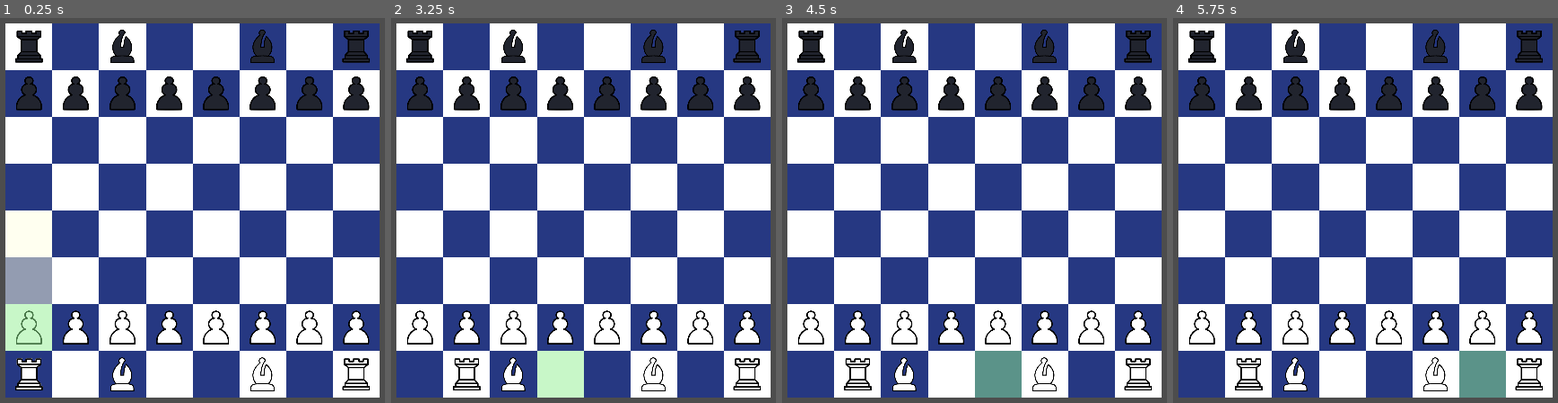
Above: before the commit, frames 1-4 (left to right).
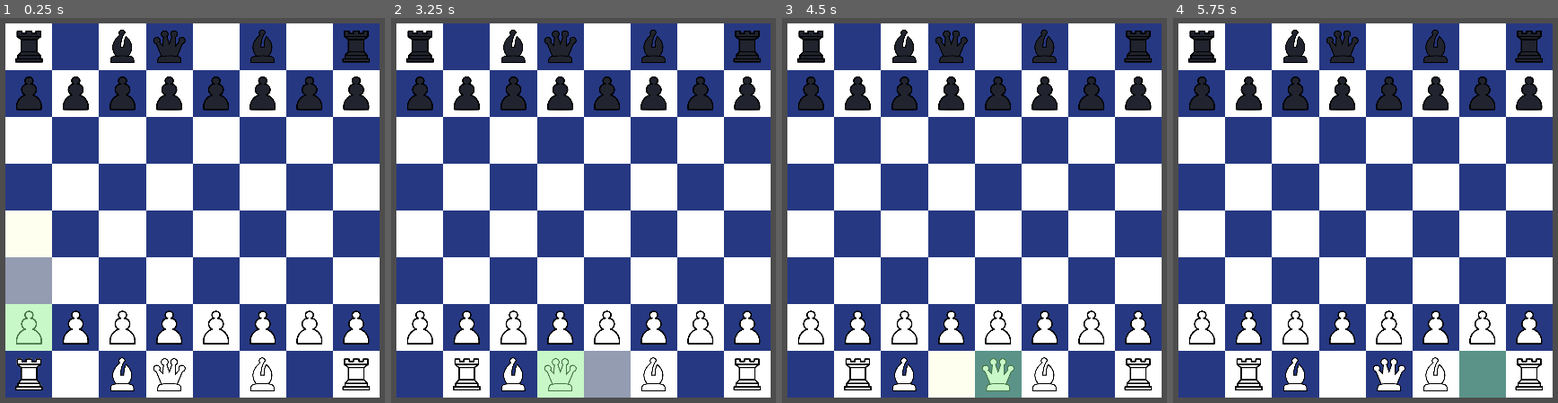
Above: after the commit, the same moments.

Repository: for-i-in-team/chess-plus
Game: Godot game, scene res://scenes/screens/chess_board.tscn
Two runs of this game, one before a commit and one after it. Both use one fixed random seed, a clock stepped at 60 frames per second and the inputs below.
Inputs (mouse positions are in pixels of both pictures, inside the frame that each line leads up to):
- Up to frame 1 (0.25 s): no input
- Up to frame 2 (3.25 s): tap Enter at 0.5, 2 s; move the mouse to (421, 376) at 0.52 s; click (421, 376) at 0.67 s; tap Space at 1.25, 2.75 s; move the mouse to (468, 376) at 1.27 s; click (468, 376) at 1.42 s; move the mouse to (514, 376) at 2.02 s; click (514, 376) at 2.17 s; move the mouse to (560, 376) at 2.77 s; click (560, 376) at 2.92 s
- Up to frame 3 (4.5 s): tap Enter at 3.5 s; move the mouse to (997, 376) at 3.52 s; click (997, 376) at 3.67 s; tap Space at 4.25 s; move the mouse to (1043, 376) at 4.27 s; click (1043, 376) at 4.42 s
- Up to frame 4 (5.75 s): move the mouse to (1481, 376) at 5.02 s; click (1481, 376) at 5.17 s

The runs differ from the first frame. In frame 1, 0.6% of the frame differs, in the area x 39-49%, y 3-97%; in frame 2, 2.1%, in the area x 39-63%, y 3-99%; in frame 3, 0.9%; in frame 4, 0.9%.

Commit message:
Add Queens

Diff:
--- a/scripts/model/traditional_pieces.gd
+++ b/scripts/model/traditional_pieces.gd
@@ -113,6 +113,27 @@
 		return valid
 
 
+class Queen:
+	extends ChessPiece
+
+	func _init(_color:ChessPiece.PieceColor):
+		super._init("Queen", _color, 8)
+
+	func get_valid_moves(board: ChessBoard, current_square: ChessBoard.Square) -> Array[ChessBoard.Square]:
+		var diag = _diagonal_where(board, current_square, func(square:ChessBoard.Square): return square.piece == null)
+		var orth = _orthogonal_where(board, current_square, func(square:ChessBoard.Square): return square.piece == null)
+		return diag + orth
+
+	func get_valid_takes(board:ChessBoard, current_square:ChessBoard.Square):
+		var valid : Array[ChessBoard.Square] = []
+		for direction in [Vector2(1,1), Vector2(-1,1), Vector2(1,-1), Vector2(-1,-1),Vector2(0,1), Vector2(-1,0), Vector2(0,-1), Vector2(1,0)]:
+			var square = test_in_direction(board, current_square, direction, func(square:ChessBoard.Square): return square.piece != null)
+			if square != null and square.piece.color != color:
+				valid.append(square)
+		return valid
+
+
+
 static func get_traditional_board_setup():
 	var board:ChessBoard = ChessBoard.new(Vector2(8,8))
 
@@ -133,4 +154,8 @@
 	board.get_square(Vector2(2,0)).piece = Bishop.new(ChessPiece.PieceColor.white)
 	board.get_square(Vector2(5,0)).piece = Bishop.new(ChessPiece.PieceColor.white)
 
+	# Queens
+	board.get_square(Vector2(3,7)).piece = Queen.new(ChessPiece.PieceColor.black)
+	board.get_square(Vector2(3,0)).piece = Queen.new(ChessPiece.PieceColor.white)
+
 	return board
Binary file added: resources/pieces/queen.png
Not shown, added: resources/pieces/queen.png.import
